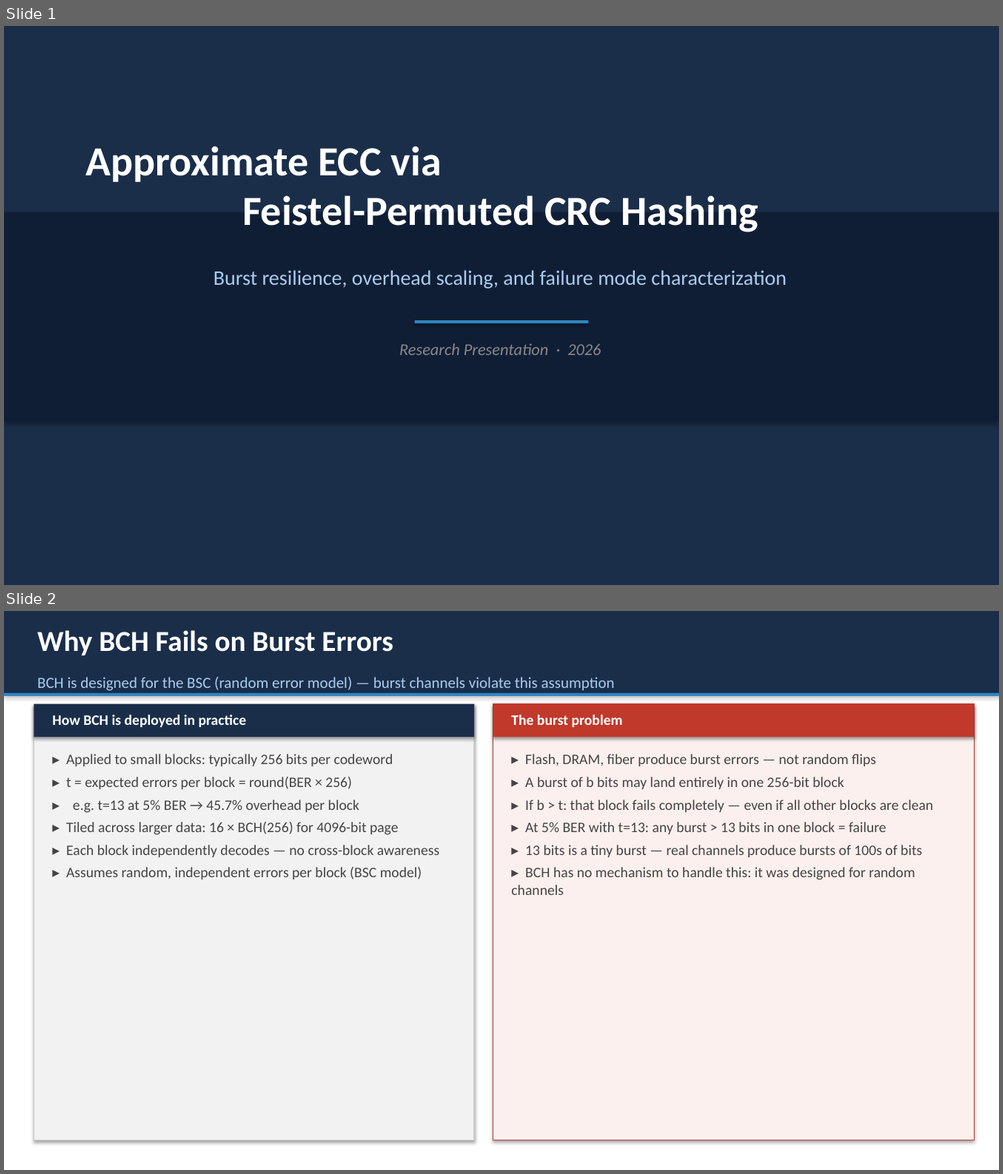
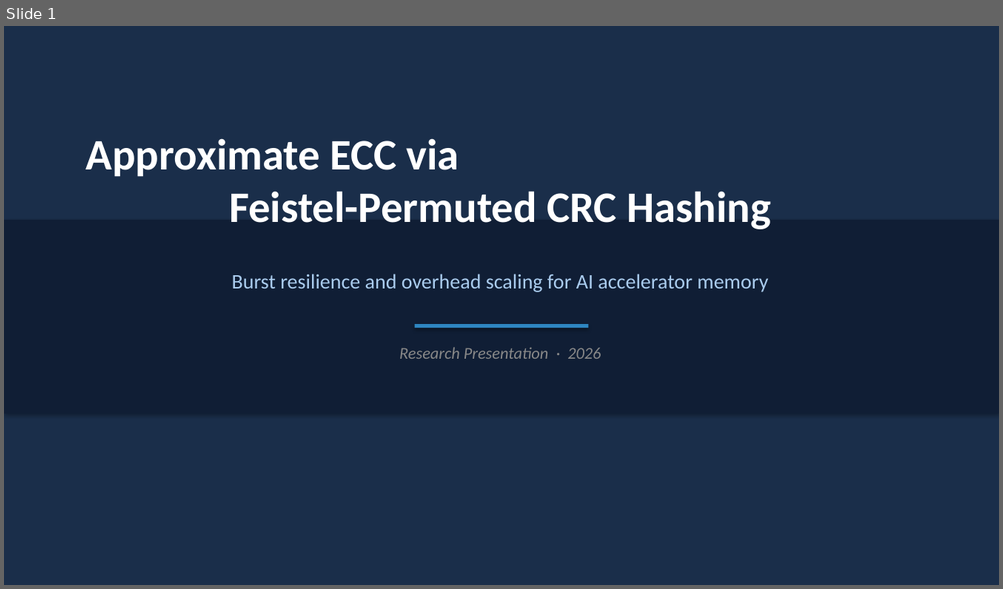
Before and after one commit to dmrlobo2002/approximate_ecc, a slide deck: advisor_slides.pptx. Shown one above the other, each under a label of ours: slides 1 and 2 before the commit, slide 1 after it. The pictures are 1003x1174 and 1003x589 pixels, drawn with LibreOffice and Linux fonts; fonts in the diff are those of the drawing. Boxes give left, top, right and bottom in pixels: in the first picture for what was removed or moved away, otherwise in the second. Text is boxed around its words. In the diff, an @@ line names an element or a change of style, - is before the commit and + after.

```diff
--- a/advisor_slides.pptx
+++ b/advisor_slides.pptx
@@ slide 2 removed at (x1=4, y1=611, x2=999, y2=1170), background #FFFFFF @@
@@ rectangle removed at (x1=4, y1=611, x2=999, y2=1170) @@
@@ rectangle removed at (x1=4, y1=611, x2=999, y2=693) @@
@@ text removed at (x1=37, y1=630, x2=393, y2=655) @@
-Why BCH Fails on Burst Errors
@@ text removed at (x1=37, y1=677, x2=614, y2=691) @@
-BCH is designed for the BSC (random error model) — burst channels violate this assumption
@@ rectangle removed at (x1=4, y1=693, x2=999, y2=696) @@
@@ rectangle removed at (x1=34, y1=704, x2=474, y2=1141) @@
@@ rectangle removed at (x1=34, y1=704, x2=474, y2=737) @@
@@ text removed at (x1=52, y1=715, x2=247, y2=727) @@
-How BCH is deployed in practice
@@ rectangle removed at (x1=492, y1=704, x2=974, y2=1141) @@
@@ rectangle removed at (x1=492, y1=704, x2=974, y2=737) @@
@@ text removed at (x1=511, y1=715, x2=623, y2=727) @@
-The burst problem
@@ text removed at (x1=66, y1=754, x2=439, y2=880) @@
-▸ Applied to small blocks: typically 256 bits per codeword
-▸ t = expected errors per block = round(BER × 256)
-▸ e.g. t=13 at 5% BER → 45.7% overhead per block
-▸ Tiled across larger data: 16 × BCH(256) for 4096-bit page
-▸ Each block independently decodes — no cross-block awareness
-▸ Assumes random, independent errors per block (BSC model)
@@ text removed at (x1=511, y1=754, x2=933, y2=895) @@
-▸ Flash, DRAM, fiber produce burst errors — not random flips
-▸ A burst of b bits may land entirely in one 256-bit block
-▸ If b > t: that block fails completely — even if all other blocks are clean
-▸ At 5% BER with t=13: any burst > 13 bits in one block = failure
-▸ 13 bits is a tiny burst — real channels produce bursts of 100s of bits
-▸ BCH has no mechanism to handle this: it was designed for random channels
@@ slide 1 changed as well @@
@@ text "Approximate ECC via Feistel-Permuted CRC ..." moved from (x1=86, y1=146, x2=758, y2=232) to (x1=86, y1=138, x2=771, y2=230) @@
@@ text "Approximate ECC via Feistel-Permuted CRC ..." at (x1=86, y1=138, x2=771, y2=230): size 40 to 42 pt @@
@@ rectangle resized from (x1=4, y1=212, x2=999, y2=421) to (x1=4, y1=220, x2=999, y2=414) @@
@@ text at (x1=232, y1=274, x2=768, y2=292): text changed @@
-Burst resilience, overhead scaling, and failure mode characterization
+Burst resilience and overhead scaling for AI accelerator memory
@@ rectangle moved from (x1=415, y1=321, x2=588, y2=323) to (x1=415, y1=324, x2=588, y2=328) @@
@@ text "Research Presentation · 2026" moved from (x1=399, y1=343, x2=600, y2=355) to (x1=399, y1=347, x2=600, y2=359) @@
```
Also in this commit, not shown: 2 other slides changed, 8 slides added, 5 other slides removed, 7 other files.
